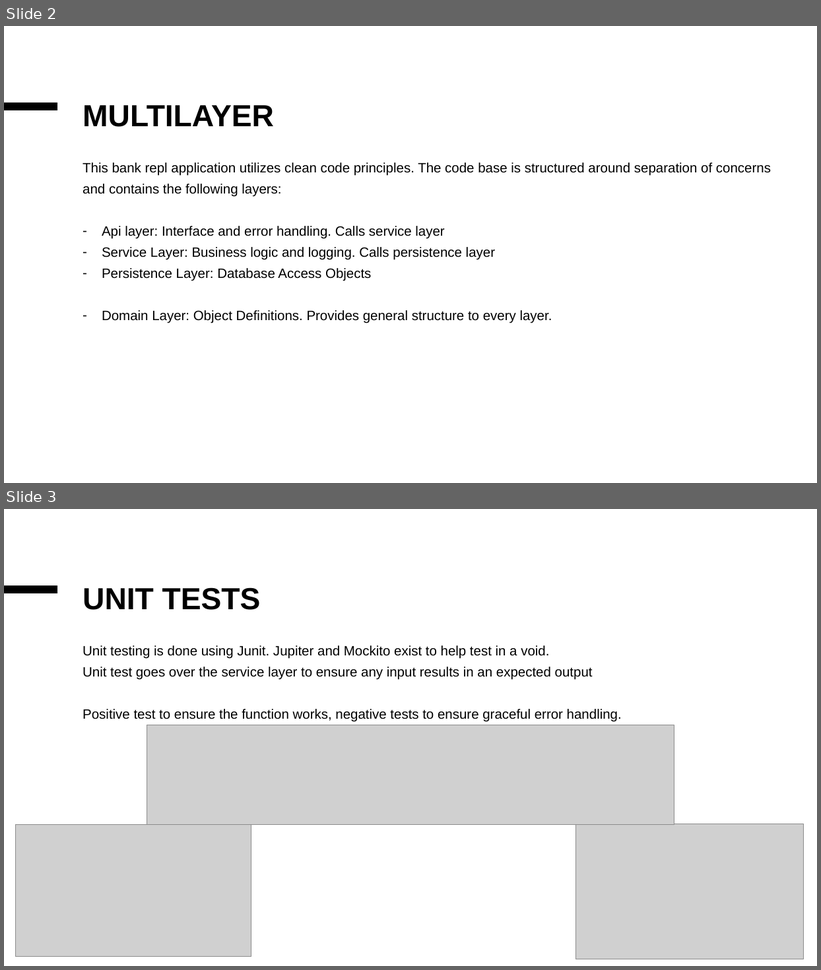
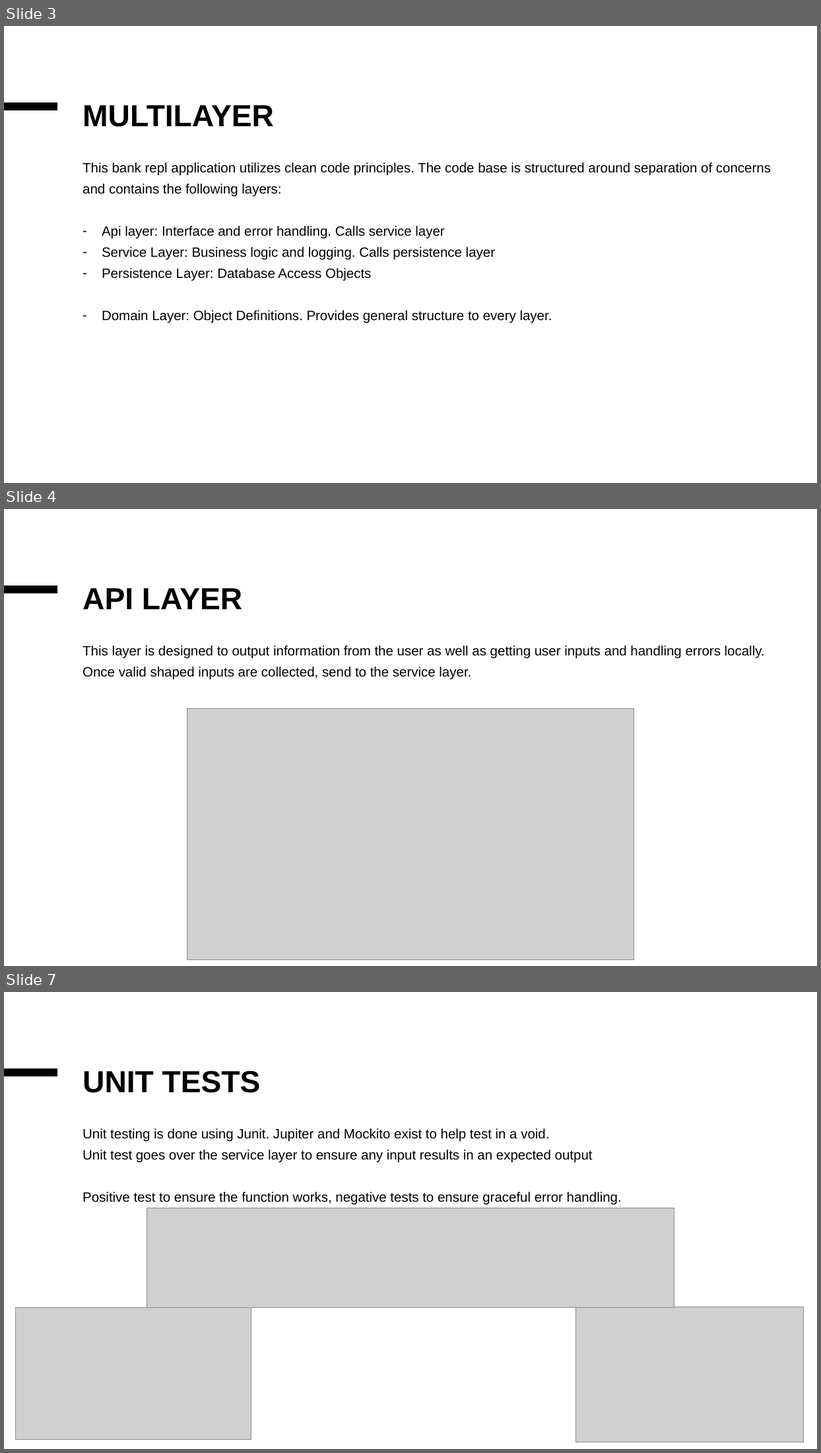
Before and after one commit to djkeithly/revature_p0, a slide deck: documents/Bank repl.pptx. Shown one above the other, each under a label of ours: slides 2 and 3 before the commit, slides 3, 4 and 7 after it; the slides between them are not shown. The pictures are 821x970 and 821x1453 pixels, drawn with LibreOffice and Linux fonts; fonts in the diff are those of the drawing; grey boxes stand for pictures. Boxes give left, top, right and bottom in pixels: in the first picture for what was removed or moved away, otherwise in the second. Text is boxed around its words. In the diff, an @@ line names an element or a change of style, - is before the commit and + after.

```diff
--- a/documents/Bank repl.pptx
+++ b/documents/Bank repl.pptx
@@ slide 4 added at [4,509,817,966], background #FFFFFF; not listed: 1 template element that a slide beside it also shows @@
@@ title added at [83,588,242,609], 36 pt, text #000000, bold @@
+API LAYER
@@ text added at [83,646,765,680], 16 pt, text #000000 @@
+This layer is designed to output information from the user as well as getting user inputs and handling errors locally. Once valid shaped inputs are collected, send to the service layer.
@@ picture added at [187,708,634,960] @@
@@ what was slide 2 is now slide 3 @@
@@ what was slide 3 is now slide 7 @@
```
Also in this commit, not shown: 3 other slides added, 3 other files.
